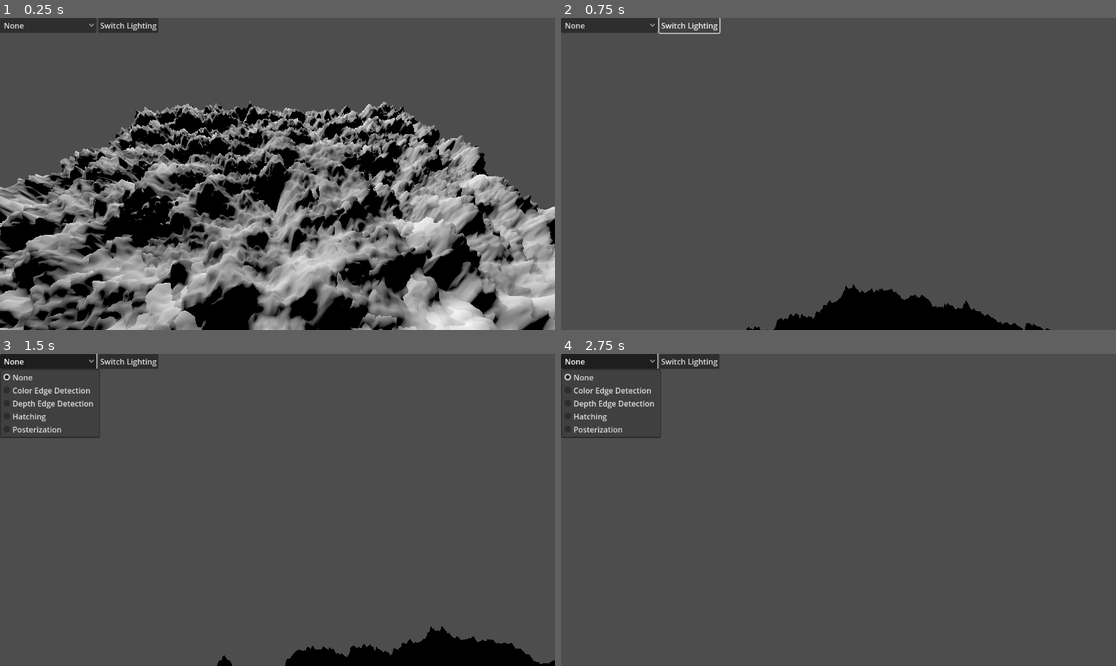
Above: before the commit, frames 1-4 (two rows, left to right).
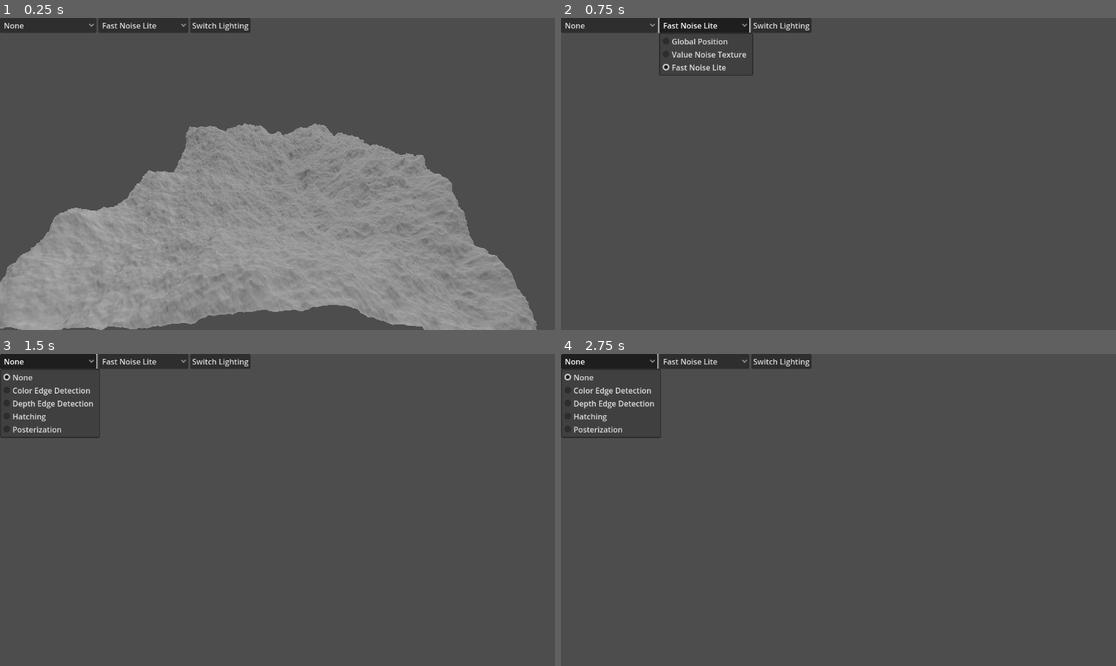
Above: after the commit, the same moments.

Repository: WickerBaskett/CS686-Homework1
Game: Godot game, scene res://scenes/mountain.tscn
Two runs of this game, one before a commit and one after it. Both use one fixed random seed, a clock stepped at 60 frames per second and the inputs below.
Inputs (mouse positions are in pixels of both pictures, inside the frame that each line leads up to):
- Up to frame 1 (0.25 s): no input
- Up to frame 2 (0.75 s): click (705, 24) at 0.5 s, where only the run after the commit has a clickable "Fast Noise Lite"
- Up to frame 3 (1.5 s): click "None" at 1.25 s
- Up to frame 4 (2.75 s): tap Enter at 2 s; move the mouse to (866, 510) at 2.02 s; hold W (move_forward) from 2.03 s (still down)

The runs differ from the first frame. In frame 1, 48% of the frame differs, in the area x 0-100%, y 0-100%; in frame 2, 5.3%; in frame 3, 3.9%; in frame 4, 0.8%.

Commit message:
Can select different terrain generators in UI, updated hatching texture

Diff:
--- a/scenes/mountain.tscn
+++ b/scenes/mountain.tscn
@@ -1,10 +1,12 @@
-[gd_scene load_steps=24 format=3 uid="uid://f34w2ggnrdr4"]
-
+[gd_scene load_steps=35 format=3 uid="uid://f34w2ggnrdr4"]
+
+[ext_resource type="Shader" path="res://shaders/terrain_generation/single_noise_terrain.gdshader" id="1_8dbkh"]
 [ext_resource type="Script" path="res://scripts/game_controller.gd" id="1_o1hmm"]
 [ext_resource type="Shader" path="res://shaders/terrain_generation/global_position_terrain.gdshader" id="2_3rusk"]
 [ext_resource type="Shader" path="res://shaders/post_processing/color_edge_detection.gdshader" id="3_80q1t"]
 [ext_resource type="Shader" path="res://shaders/post_processing/hatching.gdshader" id="3_war5u"]
 [ext_resource type="Script" path="res://scripts/free_cam.gd" id="3_y5k6m"]
+[ext_resource type="Shader" path="res://shaders/terrain_generation/three_noise_terrain.gdshader" id="4_53kgt"]
 [ext_resource type="PackedScene" uid="uid://drn7ouohlx3ib" path="res://scenes/sun.tscn" id="4_pt8eh"]
 [ext_resource type="Shader" path="res://shaders/post_processing/edge_detection.gdshader" id="4_ywllq"]
 [ext_resource type="PackedScene" uid="uid://bh5bhrnhou1cn" path="res://scenes/noise_gen.tscn" id="5_jkxt7"]
@@ -25,16 +27,52 @@
 subdivide_width = 254
 subdivide_depth = 254
 
-[sub_resource type="ShaderMaterial" id="ShaderMaterial_mb1tp"]
-resource_local_to_scene = true
-render_priority = 0
-shader = ExtResource("2_3rusk")
-shader_parameter/subdivide_ratio = 8.0
-
-[sub_resource type="PlaneMesh" id="PlaneMesh_tdkmq"]
-resource_local_to_scene = true
-material = SubResource("ShaderMaterial_mb1tp")
-size = Vector2(32, 32)
+[sub_resource type="ViewportTexture" id="ViewportTexture_itk6t"]
+viewport_path = NodePath("SubViewport")
+
+[sub_resource type="ShaderMaterial" id="ShaderMaterial_y83q0"]
+resource_local_to_scene = true
+render_priority = 0
+shader = ExtResource("1_8dbkh")
+shader_parameter/noise = SubResource("ViewportTexture_itk6t")
+
+[sub_resource type="PlaneMesh" id="PlaneMesh_1e07j"]
+resource_local_to_scene = true
+material = SubResource("ShaderMaterial_y83q0")
+size = Vector2(16, 16)
+subdivide_width = 254
+subdivide_depth = 254
+
+[sub_resource type="FastNoiseLite" id="FastNoiseLite_8vnxi"]
+noise_type = 5
+frequency = 0.0038
+
+[sub_resource type="NoiseTexture2D" id="NoiseTexture2D_70fyo"]
+noise = SubResource("FastNoiseLite_8vnxi")
+
+[sub_resource type="FastNoiseLite" id="FastNoiseLite_w8v2b"]
+frequency = 0.0193
+
+[sub_resource type="NoiseTexture2D" id="NoiseTexture2D_lwf47"]
+noise = SubResource("FastNoiseLite_w8v2b")
+
+[sub_resource type="FastNoiseLite" id="FastNoiseLite_dofi0"]
+noise_type = 2
+frequency = 0.0848
+
+[sub_resource type="NoiseTexture2D" id="NoiseTexture2D_css55"]
+noise = SubResource("FastNoiseLite_dofi0")
+
+[sub_resource type="ShaderMaterial" id="ShaderMaterial_dsms6"]
+render_priority = 0
+shader = ExtResource("4_53kgt")
+shader_parameter/noise1 = SubResource("NoiseTexture2D_70fyo")
+shader_parameter/noise2 = SubResource("NoiseTexture2D_lwf47")
+shader_parameter/noise3 = SubResource("NoiseTexture2D_css55")
+
+[sub_resource type="PlaneMesh" id="PlaneMesh_4koi7"]
+material = SubResource("ShaderMaterial_dsms6")
+size = Vector2(16, 16)
 subdivide_width = 254
 subdivide_depth = 254
 
@@ -64,7 +102,6 @@
 [sub_resource type="ShaderMaterial" id="ShaderMaterial_ybj2v"]
 render_priority = 0
 shader = ExtResource("3_war5u")
-shader_parameter/num_tones = 4
 shader_parameter/hatching_stroke = ExtResource("6_qroo5")
 
 [sub_resource type="QuadMesh" id="QuadMesh_swnbj"]
@@ -101,13 +138,21 @@
 
 [node name="Terrain" type="Node" parent="."]
 
-[node name="ClipMap0" type="MeshInstance3D" parent="Terrain"]
-transform = Transform3D(1, 0, 0, 0, 1, 0, 0, 0, 1, -0.330482, 0.24614, 0.159104)
+[node name="GlobalPosition" type="MeshInstance3D" parent="Terrain"]
+unique_name_in_owner = true
+transform = Transform3D(1, 0, 0, 0, 1, 0, 0, 0, 1, -0.0632396, 0.24614, 1.24591)
+visible = false
 mesh = SubResource("PlaneMesh_2tsj7")
 skeleton = NodePath("../..")
 
-[node name="ClipMap1" type="MeshInstance3D" parent="Terrain"]
-mesh = SubResource("PlaneMesh_tdkmq")
+[node name="CustomValueTexture" type="MeshInstance3D" parent="Terrain"]
+unique_name_in_owner = true
+visible = false
+mesh = SubResource("PlaneMesh_1e07j")
+
+[node name="FastNoiseLite" type="MeshInstance3D" parent="Terrain"]
+unique_name_in_owner = true
+mesh = SubResource("PlaneMesh_4koi7")
 
 [node name="Camera3D" type="Camera3D" parent="."]
 transform = Transform3D(1, 0, 0, 0, 0.810021, 0.586401, 0, -0.586401, 0.810021, 0.130093, 10.6283, 9.80425)
@@ -162,7 +207,7 @@
 anchor_right = 28.8
 anchor_bottom = 16.2
 offset_bottom = 2.0
-columns = 2
+columns = 3
 
 [node name="SelectedEffect" type="OptionButton" parent="UI/GridContainer"]
 layout_mode = 2
@@ -179,6 +224,16 @@
 popup/item_4/text = "Posterization"
 popup/item_4/id = 4
 
+[node name="TerrainSelection" type="OptionButton" parent="UI/GridContainer"]
+layout_mode = 2
+selected = 2
+item_count = 3
+popup/item_0/text = "Global Position"
+popup/item_1/text = "Value Noise Texture"
+popup/item_1/id = 1
+popup/item_2/text = "Fast Noise Lite"
+popup/item_2/id = 2
+
 [node name="SwitchLighting" type="Button" parent="UI/GridContainer"]
 layout_mode = 2
 text = "Switch Lighting"
@@ -210,6 +265,7 @@
 text = "Toggle Color Palette"
 
 [connection signal="item_selected" from="UI/GridContainer/SelectedEffect" to="." method="_on_option_button_item_selected"]
+[connection signal="item_selected" from="UI/GridContainer/TerrainSelection" to="." method="_on_terrain_selection_item_selected"]
 [connection signal="pressed" from="UI/GridContainer/SwitchLighting" to="." method="_on_switch_lighting_pressed"]
 [connection signal="pressed" from="UI/GridContainer/PosterizationSettings/SubtractTone" to="." method="_on_subtract_tone_pressed"]
 [connection signal="text_changed" from="UI/GridContainer/PosterizationSettings/NumTones" to="." method="_on_num_tones_text_changed"]
--- a/scenes/post_processing_test.tscn
+++ b/scenes/post_processing_test.tscn
@@ -1,12 +1,13 @@
-[gd_scene load_steps=11 format=3 uid="uid://dtig42sxgmhd"]
+[gd_scene load_steps=12 format=3 uid="uid://dtig42sxgmhd"]
 
 [ext_resource type="Script" path="res://scripts/free_cam.gd" id="1_pcxqr"]
-[ext_resource type="Shader" path="res://shaders/post_processing/posterization.gdshader" id="2_i1j6y"]
+[ext_resource type="Shader" path="res://shaders/post_processing/hatching.gdshader" id="2_1erct"]
+[ext_resource type="Texture2D" uid="uid://cjk683kkt4xqj" path="res://assets/hatching_stroke.png" id="3_cnw4v"]
 
 [sub_resource type="ShaderMaterial" id="ShaderMaterial_vwstu"]
 render_priority = 0
-shader = ExtResource("2_i1j6y")
-shader_parameter/num_tones = 3
+shader = ExtResource("2_1erct")
+shader_parameter/hatching_stroke = ExtResource("3_cnw4v")
 
 [sub_resource type="QuadMesh" id="QuadMesh_jkgj5"]
 material = SubResource("ShaderMaterial_vwstu")
--- a/scripts/game_controller.gd
+++ b/scripts/game_controller.gd
@@ -6,6 +6,7 @@
 @onready var num_tones: LineEdit = %NumTones
 @onready var edge_detection_colors: CheckButton = %EdgeDetectionColors
 @onready var effects: Array = [%ColorEdgeDetection, %DepthEdgeDetection, %Hatching, %Posterization]
+@onready var terrain: Array = [%GlobalPosition, %CustomValueTexture, %FastNoiseLite]
 
 var active_effect: MeshInstance3D
 var current_edge_detection_color: bool = false
@@ -31,6 +32,15 @@
 	elif index == 1 or index == 2: # Edge Detection Settings
 		edge_detection_colors.visible = true
 		edge_detection_colors.button_pressed = false
+
+###########################
+# Change Selected Terrain #
+###########################
+func _on_terrain_selection_item_selected(index: int) -> void:
+	for option in terrain:
+		option.visible = false
+
+	terrain[index].visible = true
 
 ###################
 # Change Lighting #
--- a/shaders/post_processing/hatching.gdshader
+++ b/shaders/post_processing/hatching.gdshader
@@ -4,7 +4,7 @@
 uniform sampler2D screen_tex : hint_screen_texture, filter_nearest, repeat_disable;
 uniform sampler2D hatching_stroke: filter_nearest, repeat_disable;
 
-uniform int num_tones = 4;
+const int num_tones = 5;
 
 // Taken from the internet, not an Elliott Original
 float white_noise(vec2 pos) {
@@ -99,7 +99,10 @@
 	// Grayscale conversion
 	float luminence = ((color.r * 0.3) + (color.g * 0.59) + (color.b * 0.11)) * (float(num_tones));
 	float adjusted = floor(luminence);
-	if (adjusted < 0.25) {
+	if (adjusted < 0.01) {
+		ALBEDO = vec3(0.0, 0.0, 0.0);
+	}
+	else if (adjusted < 2.0) {
 		float horizontal = min(tonal_map(UV, 16.0, 0.0, 0.5), tonal_map(UV, 32.0, 0.0, 0.5));
 		horizontal = min(horizontal, tonal_map(UV, 64.0, 0.0, 0.5));
 
@@ -109,12 +112,8 @@
 		float tone = min(vertical, horizontal);
 		ALBEDO = vec3(tone);
 	}
-	else if (adjusted < 1.5) {
+	else if (adjusted < 3.0) {
 		float tone = min(tonal_map(UV, 64.0, 0.0, 0.5), tonal_map(UV, 32.0, 0.0, 0.5));
-		ALBEDO = vec3(tone);
-	}
-	else if (adjusted < 2.5) {
-		float tone = min(tonal_map(UV, 16.0, 0.0, 0.5), tonal_map(UV, 32.0, 0.0, 0.5));
 		ALBEDO = vec3(tone);
 	}
 	else {
--- a/shaders/terrain_generation/global_position_terrain.gdshader
+++ b/shaders/terrain_generation/global_position_terrain.gdshader
@@ -65,7 +65,7 @@
 void vertex() {
 	vec4 global_pos = MODEL_MATRIX * vec4(VERTEX.xyz, 1.0);
 	// Set the current positions height
-	noise = fbm(global_pos.xz / subdivide_ratio, 0.5);
+	noise = fbm(global_pos.xz / 32.0, 0.5);
 	VERTEX.y = noise.x * 3.0;
 }
 
--- a/shaders/terrain_generation/three_noise_terrain.gdshader
+++ b/shaders/terrain_generation/three_noise_terrain.gdshader
@@ -3,11 +3,9 @@
 shader_type spatial;
 render_mode world_vertex_coords;
 
-uniform sampler2D noise1;
-uniform sampler2D noise2;
-uniform sampler2D noise3;
-
-uniform int num_tones = 5;
+uniform sampler2D noise1: filter_nearest, repeat_disable;
+uniform sampler2D noise2: filter_nearest, repeat_disable;
+uniform sampler2D noise3: filter_nearest, repeat_disable;
 
 // Offset of points used to calculate the Normal Vector
 const float pos_offset = 0.00001;
@@ -47,12 +45,6 @@
 	// Write to the normal map, which uses a reasonable coordinate system
 	//  (tangent space, which is lined up with world XYZ)
 	NORMAL_MAP = 0.5 + 0.5 * normalize(normal);
-
-	//--------------------
-	// Set Albedo
-	//--------------------
-
-
 }
 
 //void light() {
